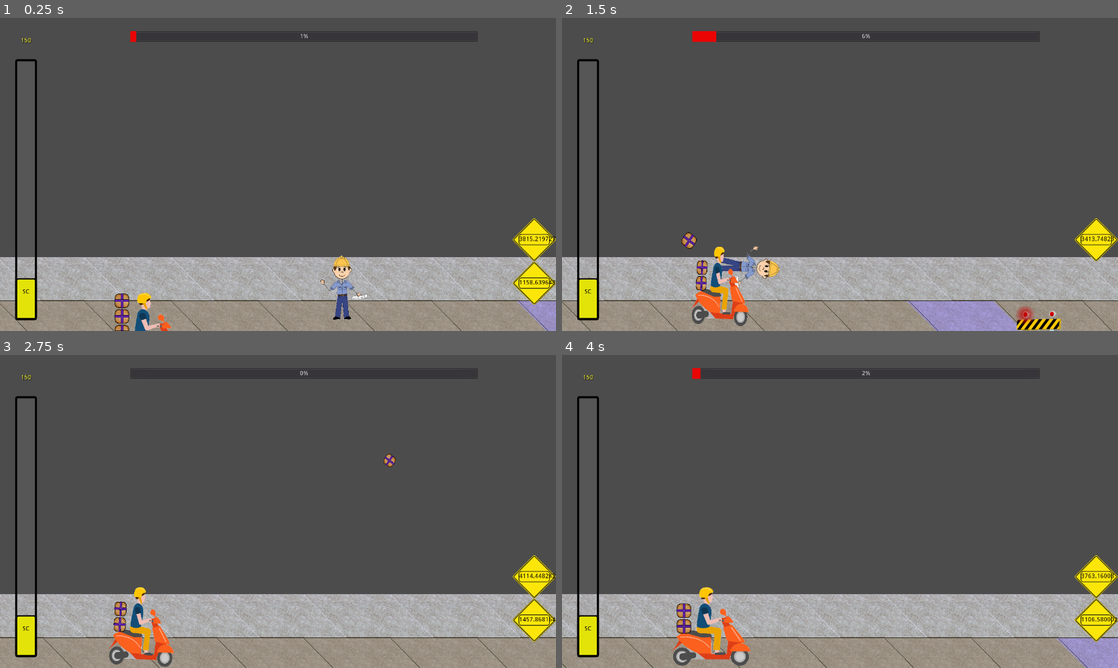
Above: before the commit, frames 1-4 (two rows, left to right).
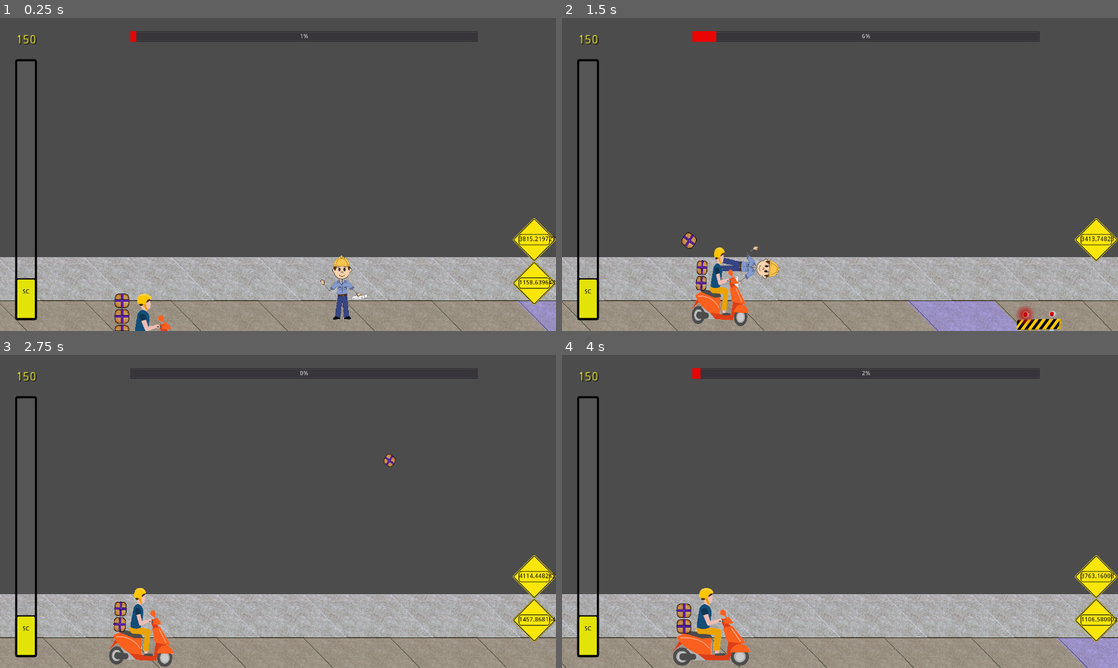
Above: after the commit, the same moments.

Repository: Anatolij-Grigorjev/MopedRebelGO
Game: Godot game, scene res://stages/test/test_stage.tscn
Same seed, same stepped clock (60 frames per second), same inputs: the game is played once before the commit and once after it.
Inputs:
- Up to frame 1 (0.25 s): no input
- Up to frame 2 (1.5 s): hold W (swerve_up) 0.53-1.28 s; tap P (say_diss) at 0.6, 1.35 s; hold S (swerve_down) from 1.28 s (still down)
- Up to frame 3 (2.75 s): release S (swerve_down) at 2.03 s; hold W (swerve_up) from 2.03 s (still down); tap P (say_diss) at 2.1 s
- Up to frame 4 (4 s): tap P (say_diss) at 2.85, 3.6 s; release W (swerve_up) at 3.53 s; hold S (swerve_down) from 3.53 s (still down)

The runs differ from the first frame. In frame 1, 0.2% of the frame differs, in the area x 3-31%, y 5-100%; in frame 2, 0.4%; in frame 3, 0.4%; in frame 4, 0.5%, in the area x 3-34%, y 5-99%.
Error in both runs: Invalid get index '-1' (on base: 'Array'). (res://utils/logger.gd:103)

Commit message:
fix added points label, add NRT travel particles

Diff:
--- a/game/gui/HUD.tscn
+++ b/game/gui/HUD.tscn
@@ -16,10 +16,11 @@
 margin_left = 300.0
 
 [node name="CurrentSCLabel" type="Label" parent="."]
-margin_left = 10.0
-margin_top = 15.0
-margin_right = 110.0
-margin_bottom = 90.0
+margin_left = -40.0
+margin_top = -23.0
+margin_right = 60.0
+margin_bottom = 52.0
+rect_scale = Vector2( 2, 2 )
 custom_colors/font_color = Color( 1, 1, 0.196078, 1 )
 custom_colors/font_color_shadow = Color( 0, 0, 0, 1 )
 text = "78566"
--- a/game/gui/earned_points.gd
+++ b/game/gui/earned_points.gd
@@ -16,8 +16,12 @@
 onready var tween : Tween = $MoveToPoints
 
 
+func _ready() -> void:
+	pass
+
+
 func set_num_points(earned_points: float) -> void:
-	points_text.text = "%02.2f" % earned_points
+	points_text.text = "+%02.2f" % earned_points
 
 
 func start_reduce_to_point(end_point: Vector2) -> void:
@@ -29,9 +33,11 @@
 	)
 	tween.interpolate_property(
 		self, 'points_text:rect_scale',
-		points_text.rect_scale, Vector2.ZERO,
+		points_text.rect_scale, Vector2(0.1, 0.1),
 		REDUCE_TIME,
 		Tween.TRANS_EXPO,
-		Tween.EASE_OUT
+		Tween.EASE_OUT,
+		#only start reducing size in last 35% of thing
+		REDUCE_TIME * 0.65
 	)
 	tween.start()
--- a/game/gui/earned_points.tscn
+++ b/game/gui/earned_points.tscn
@@ -6,10 +6,11 @@
 script = ExtResource( 1 )
 
 [node name="PointsText" type="Label" parent="."]
-margin_right = 40.0
-margin_bottom = 14.0
-rect_scale = Vector2( 5, 5 )
+margin_right = 100.0
+margin_bottom = 25.0
+rect_scale = Vector2( 2, 2 )
 custom_colors/font_color = Color( 1, 1, 0.196078, 1 )
+custom_colors/font_color_shadow = Color( 0, 0, 0, 1 )
 text = "8677.54"
 align = 1
 valign = 1
--- a/game/gui/hud_control.gd
+++ b/game/gui/hud_control.gd
@@ -186,7 +186,9 @@
 
 func add_rebel_earned_nrt_points(moped_canvas_position: Vector2, earned_points: float) -> void:
 	var earned_node : EarnedPoints = EarnedPoints.instance()
+	add_child(earned_node)
 	earned_node.set_num_points(earned_points)
 	earned_node.rect_position = moped_canvas_position
 	earned_node.start_reduce_to_point(current_sc_label.rect_position)
 	yield(earned_node.tween, 'tween_all_completed')
+	earned_node.queue_free()
--- a/game/rebel/moped_rebel.gd
+++ b/game/rebel/moped_rebel.gd
@@ -19,13 +19,14 @@
 export(Vector2) var velocity := Vector2(cruise_speed, 0)
 
 
-onready var animator := $AnimationPlayer
-onready var sprite := $AnimatedSprite
+onready var animator : AnimationPlayer = $AnimationPlayer
+onready var sprite : AnimatedSprite = $AnimatedSprite
 onready var LOG : Logger = Logger.new(self)
-onready var swerve_tween := $SwerveTween
-onready var pushback_tween := $PushbackTween
-onready var input := $InputProcessor
-onready var diss_position := $DissPosition
+onready var swerve_tween : Tween = $SwerveTween
+onready var pushback_tween : Tween = $PushbackTween
+onready var input : InputProcessor = $InputProcessor
+onready var diss_position : Position2D = $DissPosition
+onready var nrt_travel_emitter : Particles2D = $NRTParticles
 
 
 var _is_swerving: bool = false
--- a/game/rebel/moped_rebel.tscn
+++ b/game/rebel/moped_rebel.tscn
@@ -160,6 +160,23 @@
 [sub_resource type="RectangleShape2D" id=6]
 extents = Vector2( 50, 50 )
 
+[sub_resource type="ParticlesMaterial" id=7]
+emission_shape = 1
+emission_sphere_radius = 50.0
+flag_disable_z = true
+spread = 30.0
+flatness = 0.6
+gravity = Vector3( -98, -150, 0 )
+initial_velocity = -100.0
+initial_velocity_random = 0.2
+angular_velocity = 0.0
+orbit_velocity = 0.0
+orbit_velocity_random = 0.0
+scale = 5.0
+scale_random = 1.0
+color = Color( 1, 1, 0.196078, 1 )
+hue_variation = 0.5
+
 [node name="MopedRebel" type="KinematicBody2D"]
 scale = Vector2( 0.36, 0.36 )
 script = ExtResource( 1 )
@@ -170,7 +187,7 @@
 editor/display_folded = true
 position = Vector2( 0, -210 )
 frames = SubResource( 1 )
-frame = 2
+frame = 3
 playing = true
 
 [node name="PackagesBundle" parent="AnimatedSprite" instance=ExtResource( 6 )]
@@ -213,3 +230,10 @@
 [node name="CollisionShape2D" type="CollisionShape2D" parent="ObstacleDetect"]
 position = Vector2( 220, 0 )
 shape = SubResource( 6 )
+
+[node name="NRTParticles" type="Particles2D" parent="."]
+position = Vector2( 165.332, 1.37705 )
+scale = Vector2( 2, 1 )
+emitting = false
+amount = 100
+process_material = SubResource( 7 )
--- a/game/stages/non_regulation_track.gd
+++ b/game/stages/non_regulation_track.gd
@@ -40,6 +40,7 @@
 	if (moped_rebel and not moped_rebel._is_crashing):
 		_moped_enter_position = moped_rebel.global_position
 		moped_rebel.velocity = Vector2(nrt_cruise_speed, 0)
+		moped_rebel.nrt_travel_emitter.emitting = true
 		_change_track_lights_to(track_moped_shine)
 
 
@@ -51,6 +52,7 @@
 		LOG.info("moped traveled {}px on this track", [travel_distance])
 		_change_track_lights_to(track_regular_shine)
 		_moped_enter_position = Vector2.ZERO
+		moped_rebel.nrt_travel_emitter.emitting = false
 		moped_rebel.velocity = Vector2(moped_rebel.cruise_speed, 0)
 
 
Not shown: 1 places in game/rebel/moped_rebel.tscn that only renumber resources
